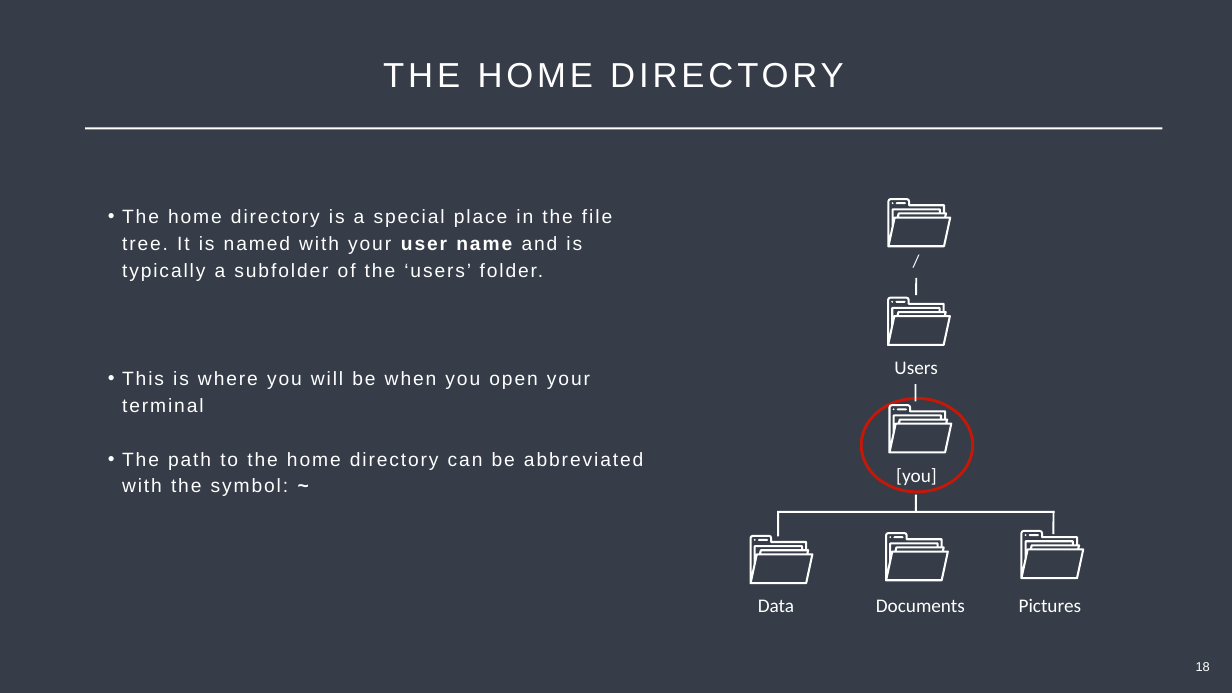
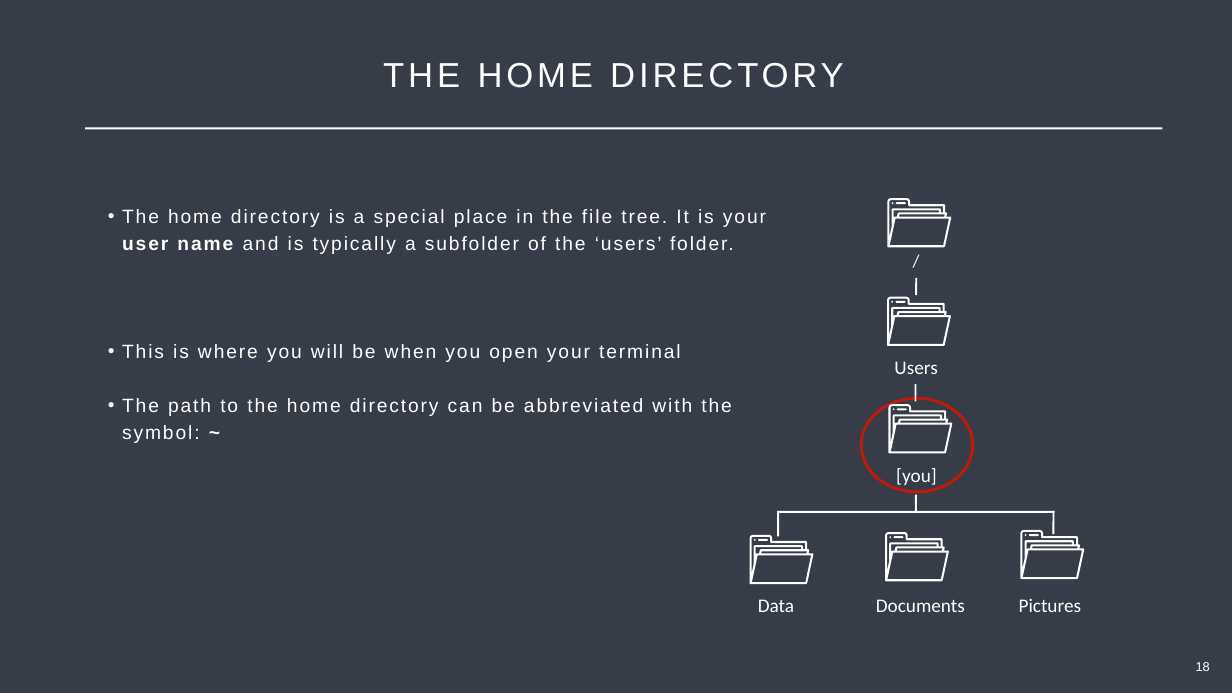
Before and after one commit to Center-for-Health-Data-Science/Just-Bash-It, a slide deck: slide 18 of Teachers/Just_Bash_It_Slideshow.pptx. Drawn at 1232x693 pixels with LibreOffice and Linux fonts; fonts in the diff are those of the drawing. Boxes give left, top, right and bottom in pixels: in the first picture for what was removed or moved away, otherwise in the second. Text is boxed around its words. In the diff, an @@ line names an element or a change of style, - is before the commit and + after.

```diff
--- a/Teachers/Just_Bash_It_Slideshow.pptx
+++ b/Teachers/Just_Bash_It_Slideshow.pptx
@@ text at box(122, 209, 766, 254): text changed @@
-• The home directory is a special place in the file tree. It is named with your user name and is typically a subfolder of the ‘users’ folder.
+• The home directory is a special place in the file tree. It is your user name and is typically a subfolder of the ‘users’ folder.
```
Also in this commit, not shown: 26 other slides changed.
